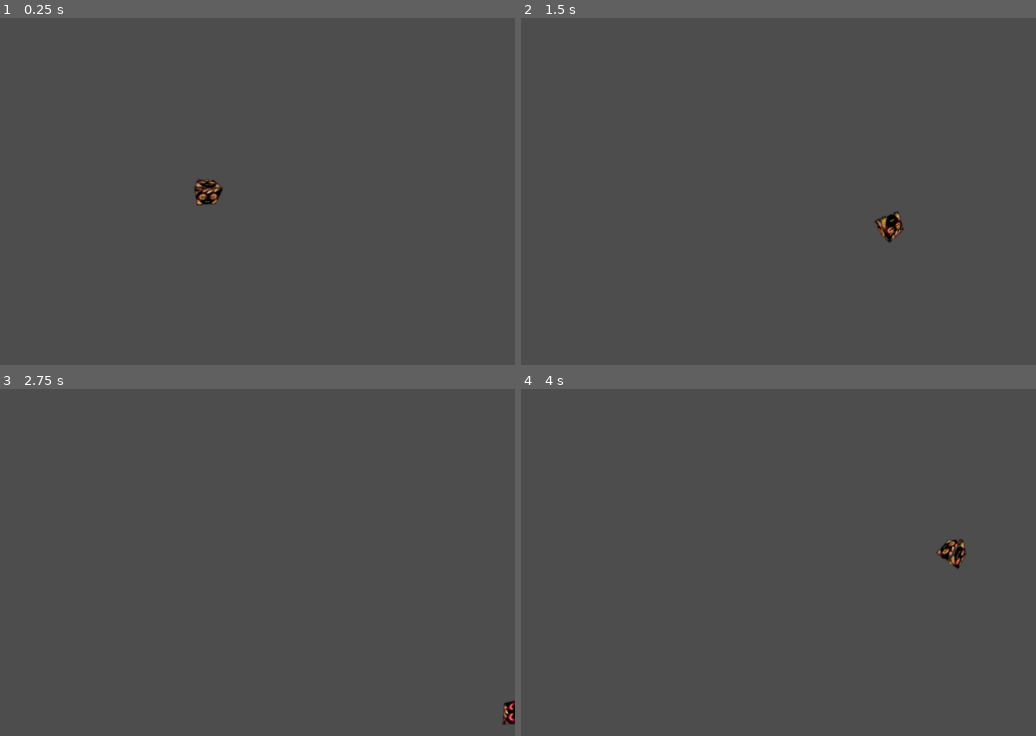
Above: before the commit, frames 1-4 (two rows, left to right).
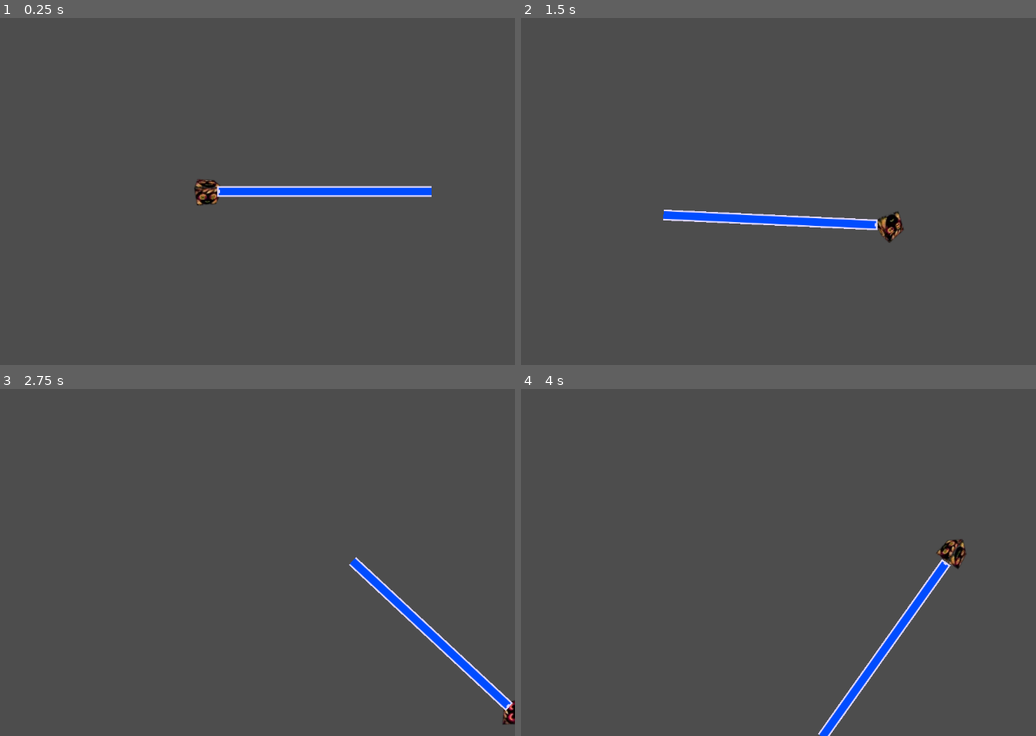
Above: after the commit, the same moments.

Repository: Charumphk/ellieshmup
Game: Godot game, scene res://scenes/world.tscn
Same seed, same stepped clock (60 frames per second), same inputs: the game is played once before the commit and once after it.
Inputs (mouse positions are in pixels of both pictures, inside the frame that each line leads up to):
- Up to frame 1 (0.25 s): no input
- Up to frame 2 (1.5 s): move the mouse to (860, 174) at 0.52 s; hold D (right) 0.53-1.28 s; hold Space (shoot) 0.53-1.28 s; move the mouse to (603, 208) at 1.27 s; hold S (down) from 1.28 s (still down); right-click (603, 208) at 1.35 s
- Up to frame 3 (2.75 s): tap Space (shoot) at 1.55, 2.3 s; move the mouse to (267, 486) at 2.02 s; release S (down) at 2.03 s; hold D (right) from 2.03 s (still down); hold C (bomb) from 2.03 s (still down)
- Up to frame 4 (4 s): move the mouse to (696, 631) at 2.77 s; release D (right) at 2.78 s; release C (bomb) at 2.78 s; hold W (up) 2.78-3.53 s; tap Space (shoot) at 2.85 s; move the mouse to (912, 614) at 3.52 s; hold A (left) from 3.53 s (still down); hold Space (shoot) from 3.53 s (still down)

The runs differ from the first frame. In frame 1, 1.4% of the frame differs, in the area x 42-84%, y 48-52%; in frame 2, 1.3%; in frame 3, 1.3%; in frame 4, 1.3%.
Error after the commit: Invalid assignment of property or key 'visible' with value of type 'bool' on a base object of type 'null instance'. (res://scenes/playertest.gd:21)

Commit message:
added beam functionality

Diff:
--- /dev/null
+++ b/shmup/scenes/beamer.gd
@@ -0,0 +1,22 @@
+extends Area2D
+
+var bodies_inside = []
+
+# Called when the node enters the scene tree for the first time.
+func _ready() -> void:
+	body_entered.connect(_on_body_entered)
+	body_exited.connect(_on_body_exited)
+
+func _on_body_entered(body):
+	if not body in bodies_inside:
+		bodies_inside.append(body)
+
+func _on_body_exited(body):
+	bodies_inside.erase(body)
+
+# Called every frame. 'delta' is the elapsed time since the previous frame.
+func _process(delta: float) -> void:
+	for body in bodies_inside:
+		if body.type == "enemy":
+			if body.has_method("take_damage") and body.iframes == .0:
+				body.take_damage(10)
--- a/shmup/scenes/playertest.gd
+++ b/shmup/scenes/playertest.gd
@@ -7,21 +7,31 @@
 #references to other nodes
 @onready var focus_sprite = $focusSprite
 @onready var fire_point = $firePoint
+@onready var beam = $beam
 
 #focus
 var focused: bool = false
 var type = "player" #for interaction with world objects
 
+#beamshoot
+var beamCharge: float = .0
+
 func _ready():
 	focus_sprite.visible = false
+	beam.visible = false
 	pass
 
 func _physics_process(delta:float) -> void:
 	handle_movement(delta)
 	handle_rotation()
 	handle_focus_mode()
+	handle_beam(delta)
 
 	move_and_slide()
+
+	#increment timers
+
+
 
 func handle_focus_mode():
 	focused = Input.is_action_pressed("ability")
@@ -38,3 +48,16 @@
 
 	var direction = mouse_pos - global_position
 	rotation = direction.angle()
+
+func handle_beam(delta):
+	if Input.is_action_pressed("shoot"):
+		if beamCharge < .5:
+			beamCharge += delta
+			print("Charging...")
+		else:
+			beam.visible = true
+			print("Fire!")
+	if Input.is_action_just_released("shoot"):
+		beam.visible = false
+		beamCharge = 0
+		("Done shooting.")
--- a/shmup/scenes/world.tscn
+++ b/shmup/scenes/world.tscn
@@ -41,6 +41,8 @@
 [ext_resource type="Texture2D" uid="uid://c3s3qxnpuahf7" path="res://img/zuzuspin/frame_37_delay-0.05s.png" id="39_1v02h"]
 [ext_resource type="Texture2D" uid="uid://bcibtrj04ievs" path="res://img/zuzuspin/frame_38_delay-0.05s.png" id="40_shehe"]
 [ext_resource type="Texture2D" uid="uid://djc7bmlmbkk2b" path="res://img/focusorb.png" id="41_8u370"]
+[ext_resource type="Script" uid="uid://cs4a4mjab5vxx" path="res://scenes/beamer.gd" id="42_6oujy"]
+[ext_resource type="Texture2D" uid="uid://cs02tci3ush5e" path="res://img/beam.png" id="42_rga7q"]
 
 [sub_resource type="SpriteFrames" id="SpriteFrames_036b0"]
 animations = [{
@@ -169,6 +171,9 @@
 
 [sub_resource type="CircleShape2D" id="CircleShape2D_rwgxs"]
 radius = 7.06971
+
+[sub_resource type="RectangleShape2D" id="RectangleShape2D_rga7q"]
+size = Vector2(400, 20)
 
 [node name="main" type="Node2D"]
 
@@ -198,4 +203,20 @@
 [node name="firePoint" type="Marker2D" parent="shippy/player"]
 position = Vector2(19, 0)
 
+[node name="beamArea" type="Area2D" parent="shippy/player"]
+collision_layer = 2
+collision_mask = 8
+script = ExtResource("42_6oujy")
+
+[node name="beam" type="Sprite2D" parent="shippy/player/beamArea"]
+position = Vector2(220, 0)
+texture = ExtResource("42_rga7q")
+
+[node name="CollisionShape2D" type="CollisionShape2D" parent="shippy/player/beamArea"]
+position = Vector2(221, 0)
+shape = SubResource("RectangleShape2D_rga7q")
+
 [node name="Camera2D" type="Camera2D" parent="."]
+
+[connection signal="body_entered" from="shippy/player/beamArea" to="shippy/player" method="_on_beam_area_body_entered"]
+[connection signal="body_exited" from="shippy/player/beamArea" to="shippy/player" method="_on_beam_area_body_exited"]
Not shown, added: shmup/scenes/beamer.gd.uid
Not shown: 1 places in shmup/scenes/world.tscn that only renumber resources
